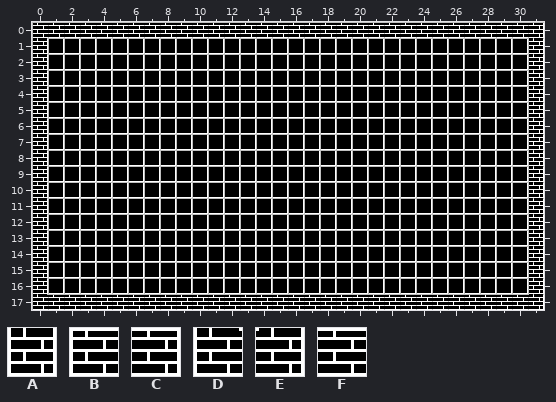
Two versions of a level (Tiled map, assets/tilemaps/stage0.tmx). The first picture shows the starting point.
Cells are 16x16 px. Shown: x 0..31, y 0..17.
Key: from "walls": A 1, B 4, C 5, D 6, E 8, F 10.
_ is an empty cell.
Layers that did not change in this view are not listed.
Layer "walls" before, first column x 0:
 0 BFFFFFFFFFFFFFFFFFFFFFFFFFFFFFFC
 1 A______________________________A
 2 A______________________________A
 3 A______________________________A
 4 A______________________________A
 5 A______________________________A
 6 A______________________________A
 7 A______________________________A
 8 A______________________________A
 9 A______________________________A
10 A______________________________A
11 A______________________________A
12 A______________________________A
13 A______________________________A
14 A______________________________A
15 A______________________________A
16 A______________________________A
17 DFFFFFFFFFFFFFFFFFFFFFFFFFFFFFFE
Now the later version:
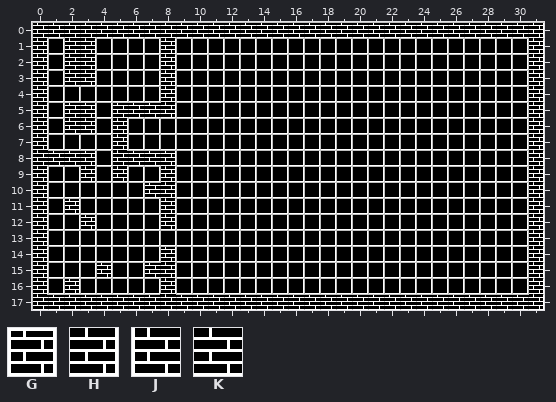
Further tiles: from "walls": G 0, H 2, J 3, K 11.
Commit message: added score, new tiles
From old to new:
{"where": "layer \"walls\""}
{"y":1,"x":2,"old":"__","new":"JH"}
{"y":1,"x":8,"old":"_","new":"A"}
{"y":2,"x":2,"old":"__","new":"JH"}
{"y":2,"x":8,"old":"_","new":"A"}
{"y":3,"x":2,"old":"__","new":"JH"}
{"y":3,"x":8,"old":"_","new":"A"}
{"y":4,"x":8,"old":"_","new":"A"}
{"y":5,"x":2,"old":"__","new":"BC"}
{"y":5,"x":5,"old":"____","new":"BFFE"}
{"y":6,"x":2,"old":"__","new":"JH"}
{"y":6,"x":5,"old":"_","new":"A"}
{"y":7,"x":5,"old":"_","new":"A"}
{"y":8,"x":0,"old":"A___","new":"JFFC"}
{"y":8,"x":5,"old":"____","new":"DFFC"}
{"y":9,"x":3,"old":"_","new":"A"}
{"y":9,"x":5,"old":"_","new":"A"}
{"y":9,"x":8,"old":"_","new":"A"}
{"y":10,"x":7,"old":"__","new":"BE"}
{"y":11,"x":2,"old":"_","new":"G"}
{"y":11,"x":8,"old":"_","new":"A"}
{"y":12,"x":3,"old":"_","new":"G"}
{"y":12,"x":8,"old":"_","new":"A"}
{"y":14,"x":8,"old":"_","new":"G"}
{"y":15,"x":4,"old":"_","new":"G"}
{"y":15,"x":7,"old":"__","new":"BE"}
{"y":16,"x":2,"old":"_","new":"G"}
{"y":16,"x":8,"old":"_","new":"A"}
{"y":17,"x":8,"old":"F","new":"K"}
{"label":"added","picture_box":[65,38,95,85]}
{"label":"added","picture_box":[113,38,175,229]}
{"label":"added","picture_box":[65,103,95,133]}
{"label":"changed","picture_box":[47,150,95,181]}
{"label":"added","picture_box":[65,199,95,229]}
{"label":"changed","picture_box":[145,247,176,295]}
{"label":"added","picture_box":[97,263,111,277]}
{"label":"added","picture_box":[65,279,79,293]}
